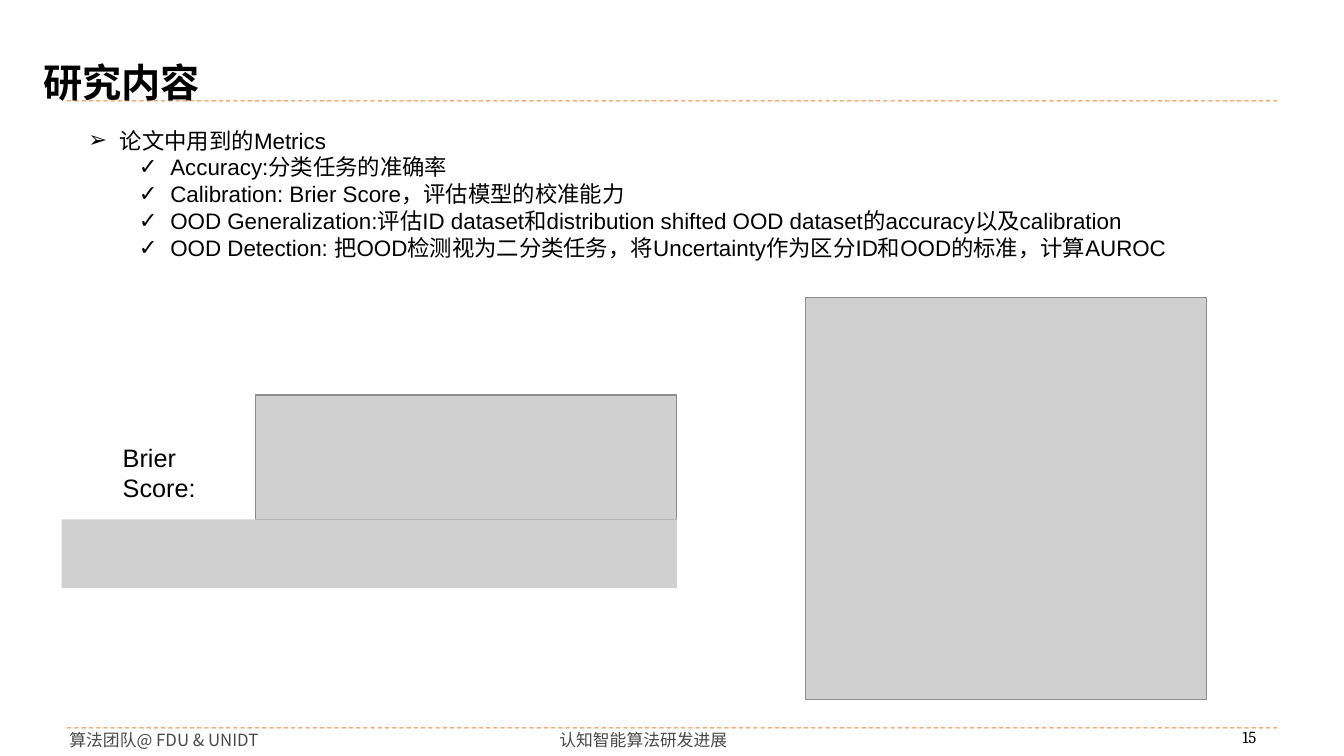
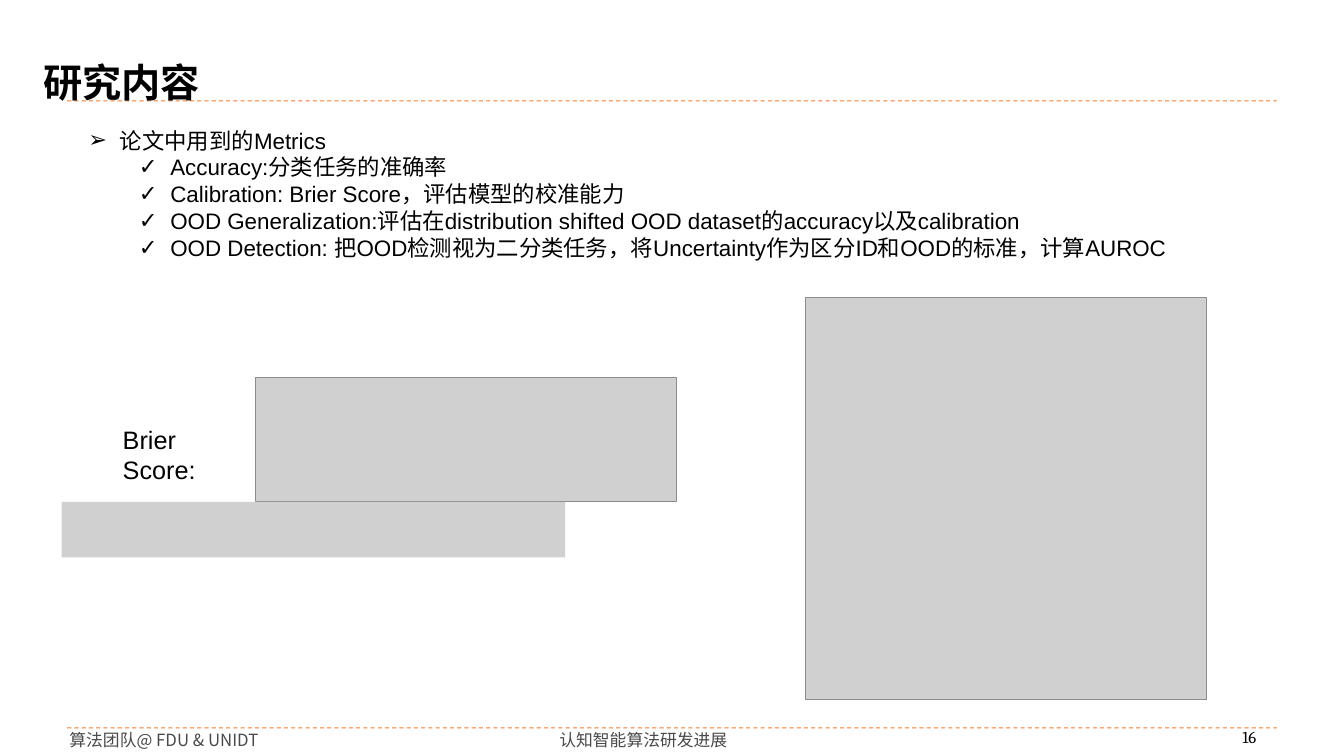
Before and after one commit to buyizhiyou/YYMUncertainty, a slide deck: slide 16 of pre/ddu_pre.pptx (slide 15 before the commit). Drawn at 1344x756 pixels with LibreOffice and Linux fonts; fonts in the diff are those of the drawing; grey boxes stand for pictures; background and template pictures are left out. Boxes give left, top, right and bottom in pixels: in the first picture for what was removed or moved away, otherwise in the second. Text is boxed around its words. In the diff, an @@ line names an element or a change of style, - is before the commit and + after.

```diff
--- a/pre/ddu_pre.pptx
+++ b/pre/ddu_pre.pptx
@@ text at (x1=170, y1=211, x2=1020, y2=234): text changed @@
-  ✓ OOD Generalization:评估ID dataset和distribution shifted OOD dataset的accuracy以及calibration
+  ✓ OOD Generalization:评估在distribution shifted OOD dataset的accuracy以及calibration
@@ picture moved from (x1=255, y1=395, x2=677, y2=519) to (x1=255, y1=377, x2=677, y2=501) @@
@@ text "Brier Score:" moved from (x1=123, y1=448, x2=196, y2=498) to (x1=123, y1=430, x2=196, y2=480) @@
@@ picture resized from (x1=62, y1=519, x2=677, y2=588) to (x1=62, y1=502, x2=565, y2=558) @@
@@ page number at (x1=1242, y1=728, x2=1256, y2=743): text changed @@
-15
+16
```
Also in this commit, not shown: 13 other slides changed, 6 slides added, 3 slides removed, 10 other files.
